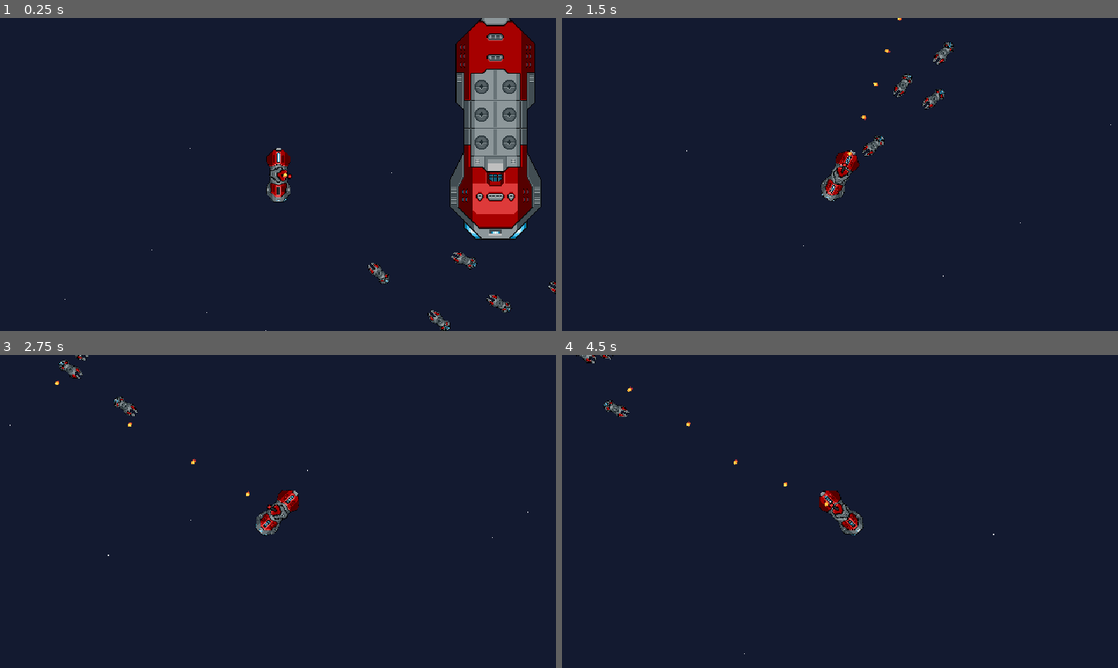
Above: before the commit, frames 1-4 (two rows, left to right).
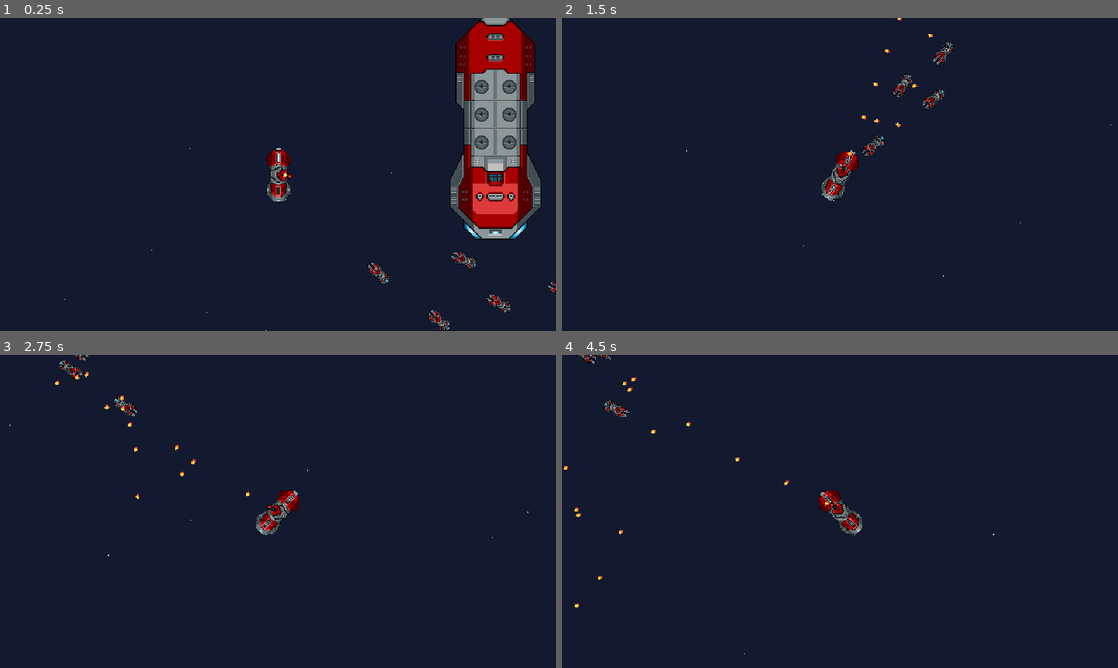
Above: after the commit, the same moments.

Repository: Ninesliced/gdc_project
Game: Godot game, scene res://scenes/main.tscn
Two runs of this game, one before a commit and one after it. Both use one fixed random seed, a clock stepped at 60 frames per second and the inputs below. The engine's default icon, where the game draws it, is replaced by a stand-in: a white triangle on a blue panel in a dark square.
Inputs:
- Up to frame 1 (0.25 s): no input
- Up to frame 2 (1.5 s): hold D (right) 0.53-1.28 s; hold S (down) from 1.28 s (still down)
- Up to frame 3 (2.75 s): release S (down) at 2.03 s; hold D (right) from 2.03 s (still down)
- Up to frame 4 (4.5 s): release D (right) at 2.78 s; hold W (up) 2.78-3.53 s; hold A (left) from 3.53 s (still down)

The runs differ from the first frame. In frame 1, 0.1% of the frame differs, in the area x 67-100%, y 76-98%; in frame 2, 0.1%; in frame 3, 0.1%; in frame 4, 0.2%, in the area x 0-52%, y 0-81%.

Commit message:
add: player health

Diff:
--- a/entities/components/health_component.gd
+++ b/entities/components/health_component.gd
@@ -6,9 +6,9 @@
 @export var invincible := false
 var hp = 0
 
-signal on_damage
+signal on_damage(damage: int)
 signal on_death
-signal on_heal
+signal on_heal(heal: int)
 
 func _ready():
 	hp = initial_hp
@@ -17,6 +17,7 @@
 	if invincible:
 		return
 	hp -= n
+	emit_signal("on_damage", n)
 	if hp <= 0:
 		hp = 0
 		emit_signal("on_death")
--- a/entities/generic/bullet.gd
+++ b/entities/generic/bullet.gd
@@ -38,7 +38,7 @@
 
 	if body is Player and not target_enemy:
 		var player: Player = body as Player
-		# player.health_component.damage(damage)
+		player.health_component.damage(damage)
 		queue_free()
 
 func _on_timer_timeout() -> void:
--- a/entities/generic/weapon.gd
+++ b/entities/generic/weapon.gd
@@ -8,14 +8,17 @@
 @export var attack_range := 500
 
 @export var target_enemy := true
+@export var aimbot := true
+@export var shoot_interval := 0.2:
+	set(value):
+		$Timer.wait_time = value
+
 var target: Node2D = null
 
 func select_target() -> Node2D:
 	var enemies: Array[Node]             = get_tree().get_nodes_in_group("Enemy" if target_enemy else "Player")
 	var enemies_in_range: Array[Variant] = []
 	for enemy in enemies:
-		if not enemy is Enemy:
-			continue
 		var distance: float = global_position.distance_to(enemy.global_position)
 		if distance < attack_range:
 			enemies_in_range.append(enemy)
@@ -43,6 +46,7 @@
 	instance.rotation = rotation
 	instance.direction = direction
 	instance.target_enemy = target_enemy
-	instance.target = target
+	if aimbot:
+		instance.target = target
 	instance.damage = damage
 	get_tree().current_scene.add_child(instance)
--- a/entities/player/player.gd
+++ b/entities/player/player.gd
@@ -6,10 +6,13 @@
 const JUMP_VELOCITY = -400.0
 const ROTATION_SPEED = 2
 @onready var camera = $Camera2D
+@onready var health_component : HealthComponent = $HealthComponent
 
 func _physics_process(delta: float) -> void:
 	move_and_collide(velocity * delta)
 
+func _on_health_component_on_death() -> void:
+	queue_free()
 
-func _on_timer_timeout() -> void:
-	pass # Replace with function body.
+func _on_health_component_on_damage(damage: int) -> void:
+	print("Took", damage, "damage")
--- a/entities/player/player.tscn
+++ b/entities/player/player.tscn
@@ -1,12 +1,13 @@
-[gd_scene load_steps=4 format=3 uid="uid://b0cu8ml0ttn5j"]
+[gd_scene load_steps=5 format=3 uid="uid://b0cu8ml0ttn5j"]
 
 [ext_resource type="Script" path="res://entities/player/player.gd" id="1_lh0fv"]
 [ext_resource type="Texture2D" uid="uid://brnwunjep1air" path="res://icon.svg" id="2_nlwd6"]
+[ext_resource type="PackedScene" uid="uid://b51s7gt8mn0ih" path="res://entities/components/health_component.tscn" id="3_relkd"]
 
 [sub_resource type="RectangleShape2D" id="RectangleShape2D_qml0v"]
 size = Vector2(22, 59)
 
-[node name="CharacterBody2D" type="CharacterBody2D" groups=["Player"]]
+[node name="Player" type="CharacterBody2D" groups=["Player"]]
 script = ExtResource("1_lh0fv")
 
 [node name="CPUParticles2D" type="CPUParticles2D" parent="."]
@@ -26,3 +27,8 @@
 [node name="CollisionShape2D" type="CollisionShape2D" parent="."]
 position = Vector2(0, 2.5)
 shape = SubResource("RectangleShape2D_qml0v")
+
+[node name="HealthComponent" parent="." instance=ExtResource("3_relkd")]
+
+[connection signal="on_damage" from="HealthComponent" to="." method="_on_health_component_on_damage"]
+[connection signal="on_death" from="HealthComponent" to="." method="_on_health_component_on_death"]
--- a/scenes/main.tscn
+++ b/scenes/main.tscn
@@ -1,9 +1,10 @@
-[gd_scene load_steps=5 format=3 uid="uid://brvbeliklg4pq"]
+[gd_scene load_steps=6 format=3 uid="uid://brvbeliklg4pq"]
 
 [ext_resource type="PackedScene" uid="uid://dy30yy5axn8vr" path="res://entities/player/turn_ship.tscn" id="1_uhlg2"]
 [ext_resource type="Texture2D" uid="uid://da5no17h7cchy" path="res://assets/space_breaker_asset/Ships/Big/body_01.png" id="2_irioc"]
 [ext_resource type="PackedScene" uid="uid://dgo7t0jmq53j0" path="res://entities/generic/weapon.tscn" id="2_mkvc0"]
 [ext_resource type="PackedScene" uid="uid://g2o8ee42dabs" path="res://entities/enemies/enemies.tscn" id="3_pgnfy"]
+[ext_resource type="PackedScene" uid="uid://dpyx7hf8384hb" path="res://entities/generic/bullet.tscn" id="5_qwvoc"]
 
 [node name="main" type="Node2D"]
 
@@ -22,17 +23,71 @@
 [node name="Enemies" parent="." instance=ExtResource("3_pgnfy")]
 position = Vector2(404, 481)
 
+[node name="canon" parent="Enemies" instance=ExtResource("2_mkvc0")]
+position = Vector2(1, 3.05176e-05)
+rotation = 0.230849
+scale = Vector2(0.5, 0.5)
+bullet = ExtResource("5_qwvoc")
+target_enemy = false
+aimbot = false
+shoot_interval = 1.0
+
 [node name="Enemies3" parent="." instance=ExtResource("3_pgnfy")]
 position = Vector2(474, 535)
+
+[node name="canon" parent="Enemies3" instance=ExtResource("2_mkvc0")]
+position = Vector2(1, 3.05176e-05)
+rotation = 0.230849
+scale = Vector2(0.5, 0.5)
+bullet = ExtResource("5_qwvoc")
+target_enemy = false
+aimbot = false
+shoot_interval = 1.0
 
 [node name="Enemies4" parent="." instance=ExtResource("3_pgnfy")]
 position = Vector2(546, 511)
 
+[node name="canon" parent="Enemies4" instance=ExtResource("2_mkvc0")]
+position = Vector2(1, 3.05176e-05)
+rotation = 0.230849
+scale = Vector2(0.5, 0.5)
+bullet = ExtResource("5_qwvoc")
+target_enemy = false
+aimbot = false
+shoot_interval = 1.0
+
 [node name="Enemies5" parent="." instance=ExtResource("3_pgnfy")]
 position = Vector2(619, 492)
+
+[node name="canon" parent="Enemies5" instance=ExtResource("2_mkvc0")]
+position = Vector2(1, 3.05176e-05)
+rotation = 0.230849
+scale = Vector2(0.5, 0.5)
+bullet = ExtResource("5_qwvoc")
+target_enemy = false
+aimbot = false
+shoot_interval = 1.0
 
 [node name="Enemies6" parent="." instance=ExtResource("3_pgnfy")]
 position = Vector2(689, 416)
 
+[node name="canon" parent="Enemies6" instance=ExtResource("2_mkvc0")]
+position = Vector2(1, 3.05176e-05)
+rotation = 0.230849
+scale = Vector2(0.5, 0.5)
+bullet = ExtResource("5_qwvoc")
+target_enemy = false
+aimbot = false
+shoot_interval = 1.0
+
 [node name="Enemies2" parent="." instance=ExtResource("3_pgnfy")]
 position = Vector2(507, 459)
+
+[node name="canon" parent="Enemies2" instance=ExtResource("2_mkvc0")]
+position = Vector2(1, 3.05176e-05)
+rotation = 0.230849
+scale = Vector2(0.5, 0.5)
+bullet = ExtResource("5_qwvoc")
+target_enemy = false
+aimbot = false
+shoot_interval = 1.0
